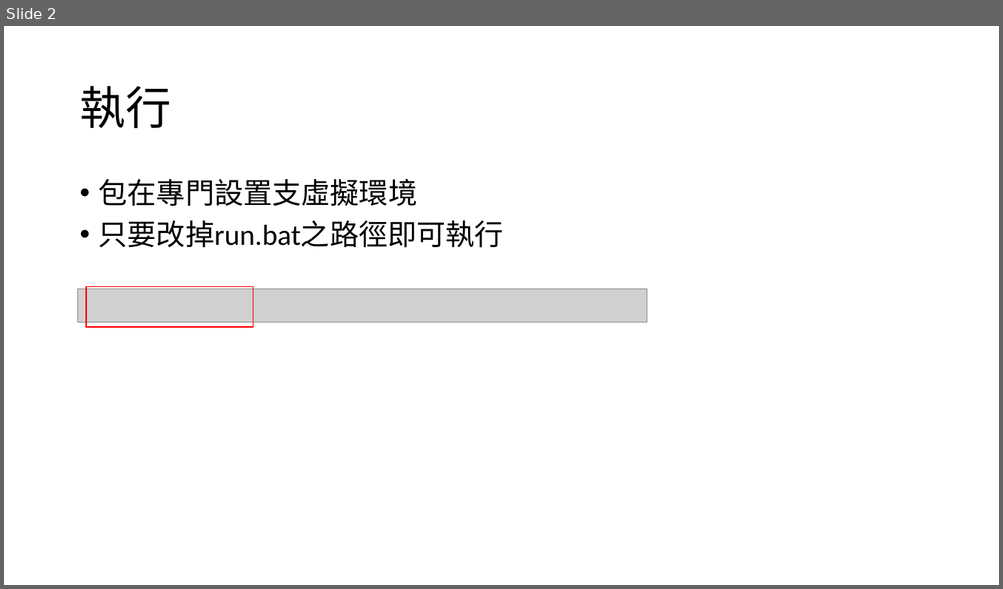
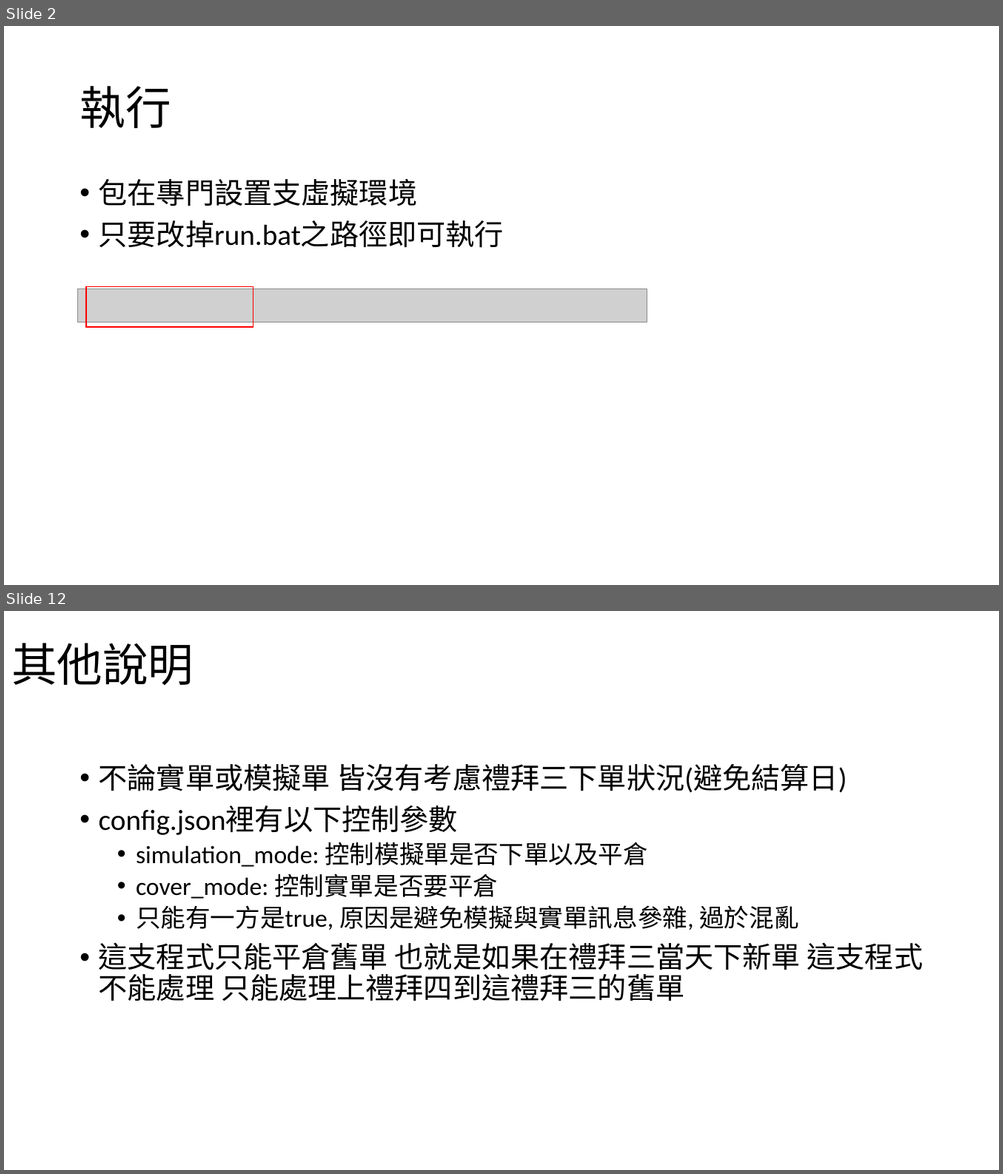
Before and after one commit to youthink0/shioaji-options, a slide deck: 選擇權自動化.pptx. Shown one above the other, each under a label of ours: slide 2 before the commit, slides 2 and 12 after it; the slides between them are not shown. The pictures are 1003x589 and 1003x1174 pixels, drawn with LibreOffice and Linux fonts; fonts in the diff are those of the drawing; grey boxes stand for pictures. Boxes give left, top, right and bottom in pixels: in the first picture for what was removed or moved away, otherwise in the second. Text is boxed around its words. In the diff, an @@ line names an element or a change of style, - is before the commit and + after.

Commit message:
Finish all cover test

```diff
--- a/選擇權自動化.pptx
+++ b/選擇權自動化.pptx
@@ slide 12 added at bbox=[4, 611, 999, 1170], background #FFFFFF @@
@@ title added at bbox=[11, 643, 193, 685], 44 pt, text #000000 @@
+其他說明
@@ text added at bbox=[99, 764, 923, 1002], 28 pt, text #000000 @@
+• 不論實單或模擬單 皆沒有考慮禮拜三下單狀況(避免結算日)
+• config.json裡有以下控制參數
+  • simulation_mode: 控制模擬單是否下單以及平倉
+  • cover_mode: 控制實單是否要平倉
+  • 只能有一方是true, 原因是避免模擬與實單訊息參雜, 過於混亂
+• 這支程式只能平倉舊單 也就是如果在禮拜三當天下新單 這支程式不能處理 只能處理上禮拜四到這禮拜三的舊單
```
Also in this commit, not shown: 2 slides changed, 8 other slides added, 9 other files.
